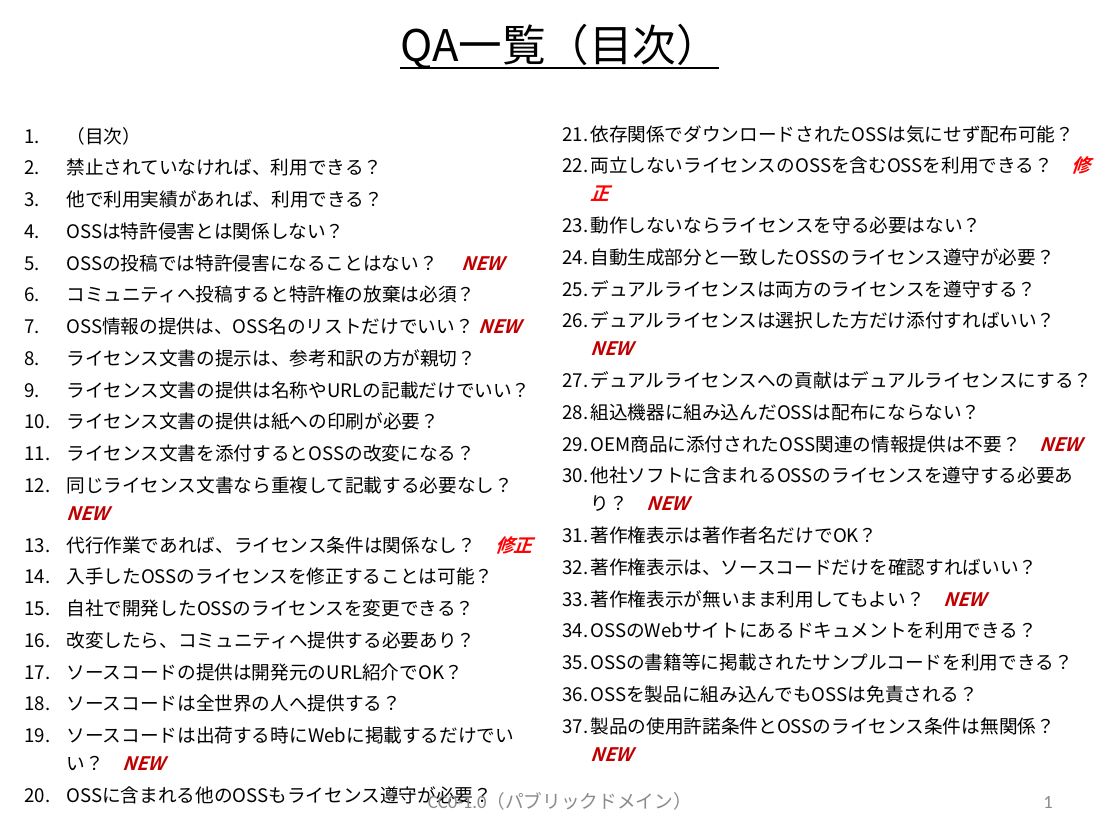
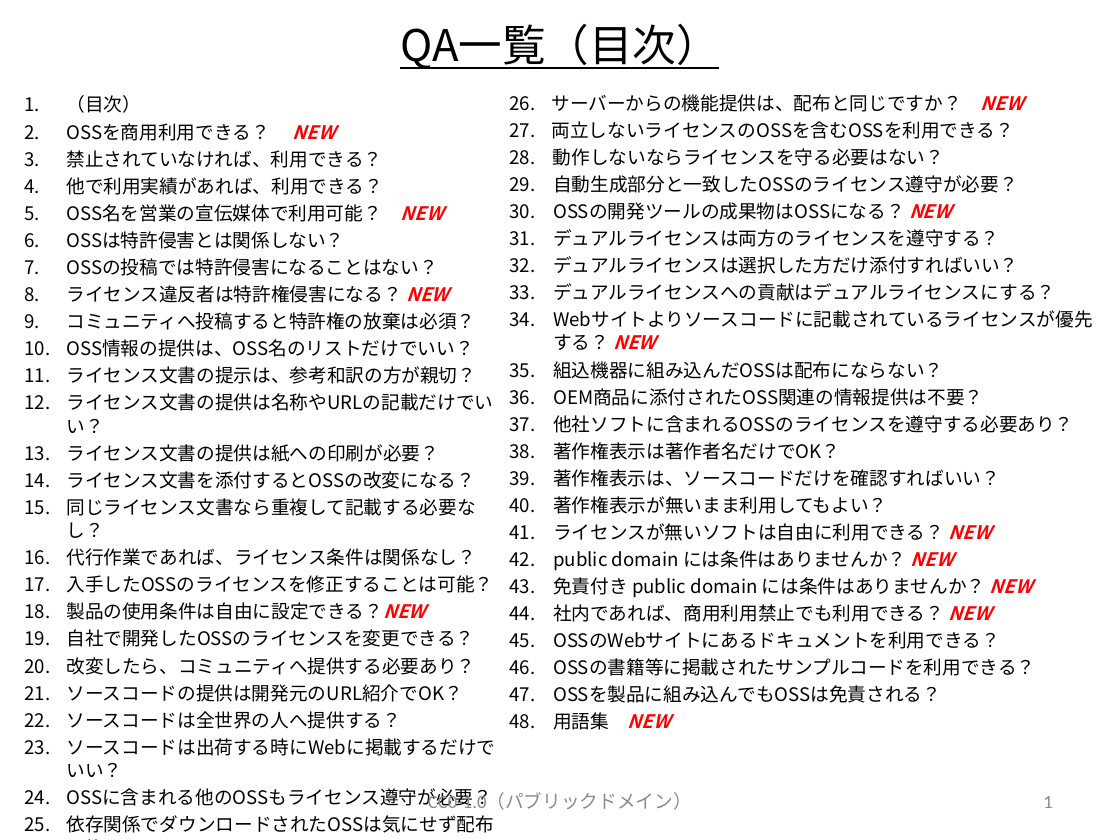
Before and after one commit to OpenChain-Project/OpenChain-JWG, a slide deck: slide 2 of Education_Material/FAQ/OSSライセンス関連でよくある誤解_CC0.pptx. Drawn at 1120x840 pixels with LibreOffice and Linux fonts; fonts in the diff are those of the drawing. Boxes give left, top, right and bottom in pixels: in the first picture for what was removed or moved away, otherwise in the second. Text is boxed around its words. In the diff, an @@ line names an element or a change of style, - is before the commit and + after.

```diff
--- a/Education_Material/FAQ/OSSライセンス関連でよくある誤解_CC0.pptx
+++ b/Education_Material/FAQ/OSSライセンス関連でよくある誤解_CC0.pptx
@@ text at (66,95,495,808): paragraph added @@
+25. 依存関係でダウンロードされたOSSは気にせず配布可能？
@@ text "（目次）": place and size @@
-text "（目次）" at (66,127,532,808)
+text "（目次）" at (66,95,495,808)
@@ text "サーバーからの機能提供は、配布と同じですか？ NEW": place and size @@
-text "サーバーからの機能提供は、配布と同じですか？ NEW" at (590,125,1092,735)
+text "サーバーからの機能提供は、配布と同じですか？ NEW" at (551,94,1073,730)
@@ text at (66,95,493,808): line spacing 18pt to 15pt @@
@@ text at (551,94,1023,139): text changed @@
-21. 依存関係でダウンロードされたOSSは気にせず配布可能？
-22. 両立しないライセンスのOSSを含むOSSを利用できる？ 修正
+26. サーバーからの機能提供は、配布と同じですか？ NEW
+27. 両立しないライセンスのOSSを含むOSSを利用できる？
@@ text at (66,123,335,141): paragraph added @@
+2. OSSを商用利用できる？ NEW
@@ text at (553,148,1055,703): indent changed; line spacing 18pt to 15pt @@
@@ text at (66,204,443,222): paragraph added @@
+5. OSS名を営業の宣伝媒体で利用可能？ NEW
@@ text at (553,202,951,220): paragraph added @@
+30. OSSの開発ツールの成果物はOSSになる？ NEW
@@ text at (66,258,448,303): text changed @@
-5. OSSの投稿では特許侵害になることはない？ NEW
+7. OSSの投稿では特許侵害になることはない？
+8. ライセンス違反者は特許権侵害になる？ NEW
@@ text at (553,256,1018,274): text changed @@
-26. デュアルライセンスは選択した方だけ添付すればいい？ NEW
+32. デュアルライセンスは選択した方だけ添付すればいい？
@@ text at (66,339,473,357): text changed @@
-7. OSS情報の提供は、OSS名のリストだけでいい？ NEW
+10. OSS情報の提供は、OSS名のリストだけでいい？
@@ text at (613,335,655,349): paragraph added @@
+34. Webサイトよりソースコードに記載されているライセンスが優先する？ NEW
@@ text at (553,388,1073,433): text changed @@
-29. OEM商品に添付されたOSS関連の情報提供は不要？ NEW
-30. 他社ソフトに含まれるOSSのライセンスを遵守する必要あり？ NEW
+36. OEM商品に添付されたOSS関連の情報提供は不要？
+37. 他社ソフトに含まれるOSSのライセンスを遵守する必要あり？
@@ text at (66,498,476,566): text changed @@
-12. 同じライセンス文書なら重複して記載する必要なし？ NEW
-13. 代行作業であれば、ライセンス条件は関係なし？ 修正
+15. 同じライセンス文書なら重複して記載する必要なし？
+16. 代行作業であれば、ライセンス条件は関係なし？
@@ text at (553,496,1032,622): text changed @@
-33. 著作権表示が無いまま利用してもよい？ NEW
+40. 著作権表示が無いまま利用してもよい？
+41. ライセンスが無いソフトは自由に利用できる？ NEW
+42. public domain には条件はありませんか？ NEW
+43. 免責付き public domain には条件はありませんか？ NEW
+44. 社内であれば、商用利用禁止でも利用できる？ NEW
@@ text at (66,602,425,620): paragraph added @@
+18. 製品の使用条件は自由に設定できる？NEW
@@ text at (553,712,670,730): text changed @@
-37. 製品の使用許諾条件とOSSのライセンス条件は無関係？ NEW
+48. 用語集 NEW
@@ text at (66,738,495,756): text changed @@
-19. ソースコードは出荷する時にWebに掲載するだけでいい？ NEW
+23. ソースコードは出荷する時にWebに掲載するだけでいい？
```
Also in this commit, not shown: 4 other slides changed, 11 slides added.
